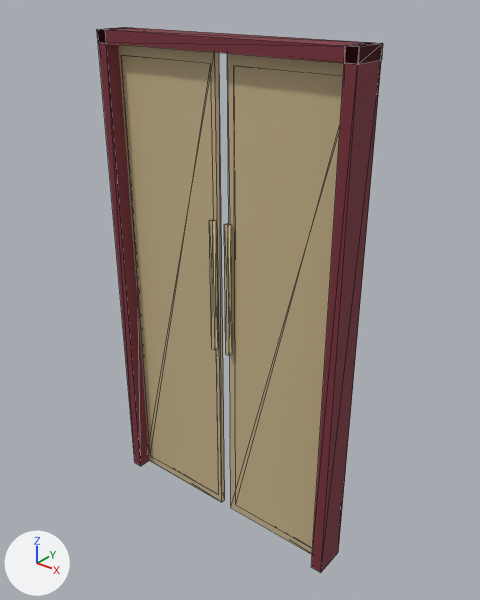
A saved change to the glTF model dist/web/modelos/porta_principal_120.glb.
The view is the same before and after, from a 50 mm lens placed at (1.66, -1.97, 2.39), pointed at (0.04, 0.05, 1.13). The lights are fixed; the arrows at lower left show +X, +Y and +Z. The first picture is the older version. Mesh edges are drawn as thin lines.

Names of what the first picture shows: 'porta_principal_120'.
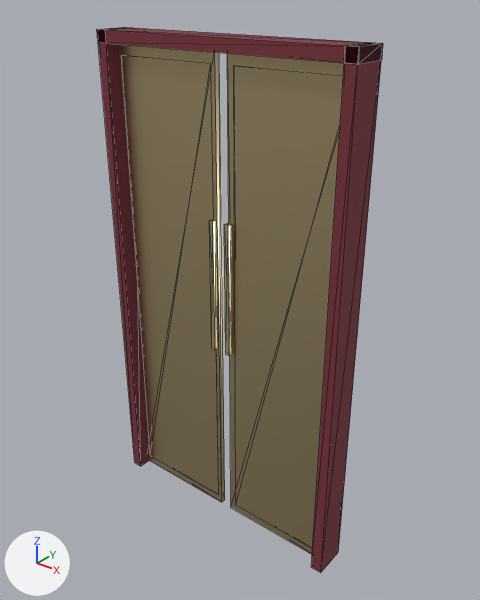
Pixel boxes [x1, y1, x2, y2] of what changed, in the pictures (480 x 600 px):
'porta_principal_120', surface changed
    both: [110, 41, 344, 556]

Diff of the bpy script that builds the scene:
```diff
--- a/dist/web/modelos/porta_principal_120.glb.py
+++ b/dist/web/modelos/porta_principal_120.glb.py
@@ mat_esquadria @@
 mat_esquadria.base_color = (0.611, 0.484, 0.275)  # beige #cdb98f
-mat_esquadria.metallic = 0.1
+mat_esquadria.metallic = 0.9
@@ mat_champagne @@
 mat_champagne.metallic = 0.45
+mat_champagne.roughness = 0.35
```
